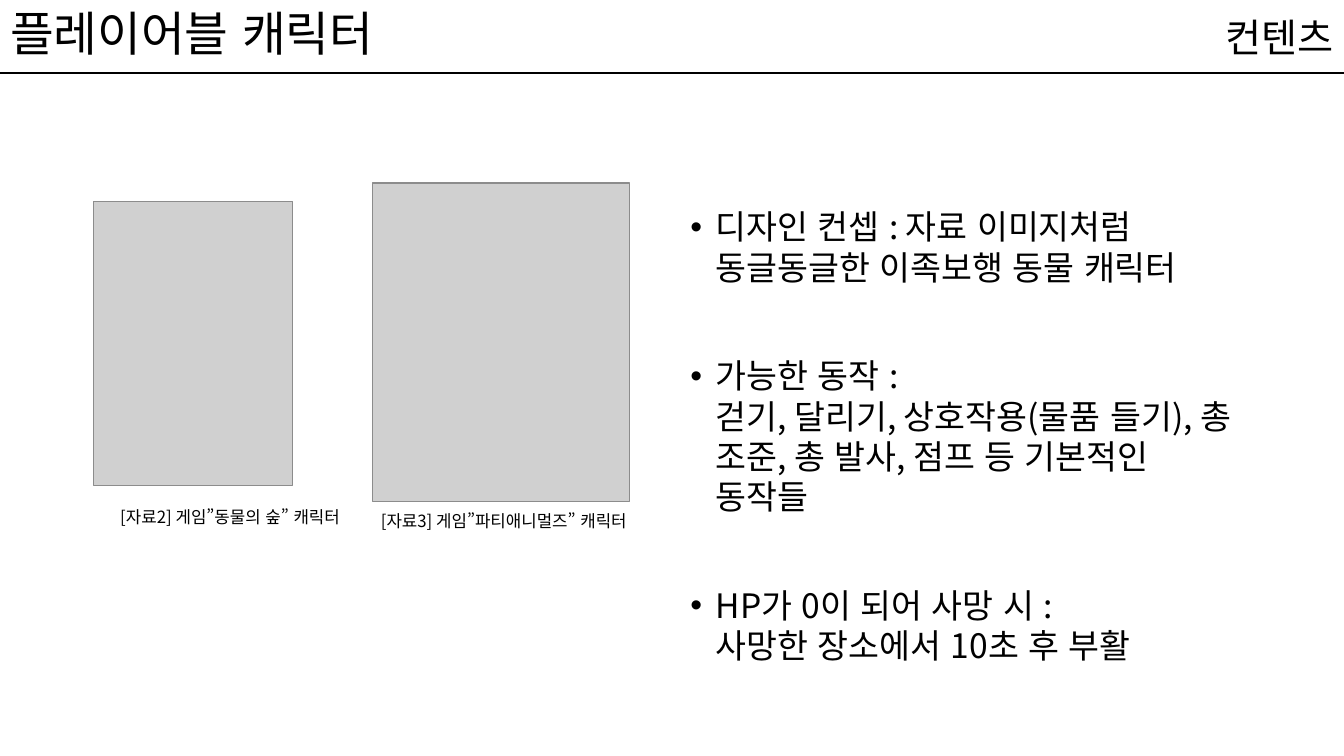
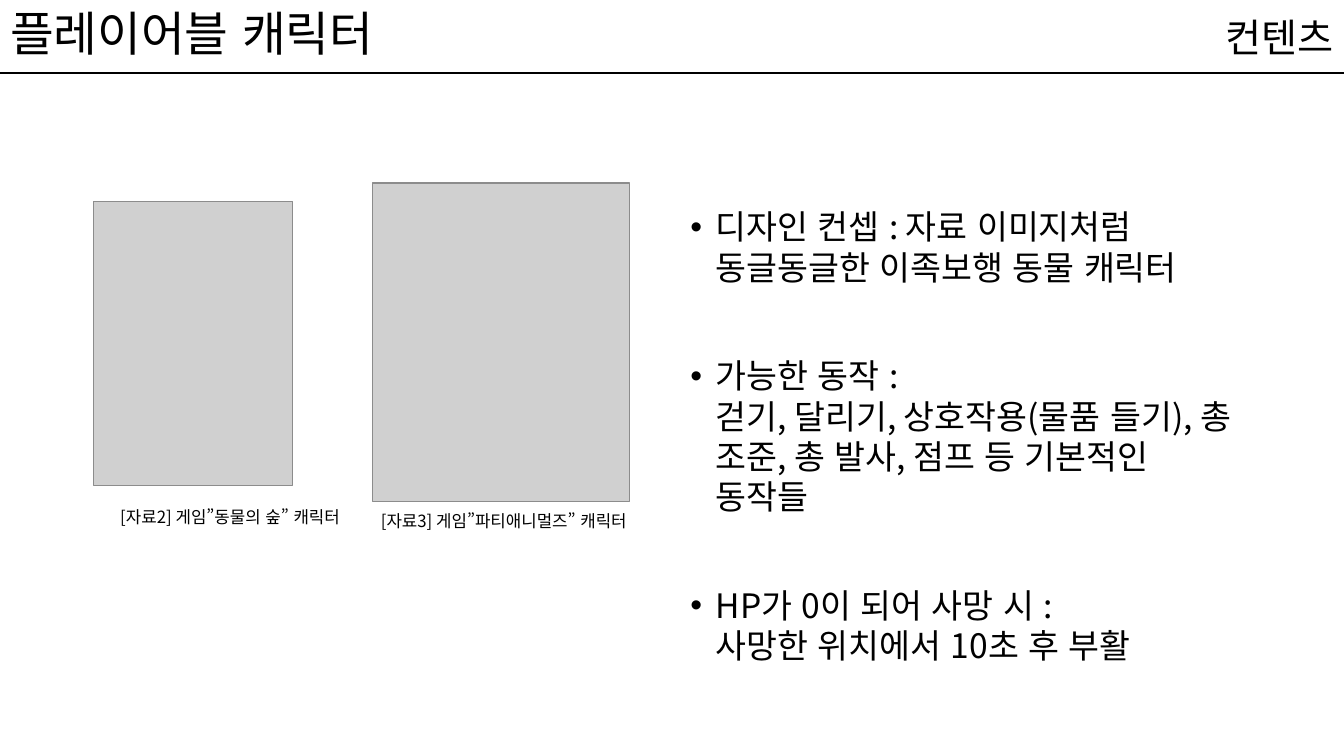
Before and after one commit to kwakyerin/2026_Graduation_Project, a slide deck: slide 13 of documents/HyunahKwon/design/designing/for_teammates/배트와 달트_기획서.pptx. Drawn at 1344x756 pixels with LibreOffice and Linux fonts; fonts in the diff are those of the drawing; grey boxes stand for pictures. Boxes give left, top, right and bottom in pixels: in the first picture for what was removed or moved away, otherwise in the second. Text is boxed around its words. In the diff, an @@ line names an element or a change of style, - is before the commit and + after.

```diff
--- a/documents/HyunahKwon/design/designing/for_teammates/배트와 달트_기획서.pptx
+++ b/documents/HyunahKwon/design/designing/for_teammates/배트와 달트_기획서.pptx
@@ text at (x1=716, y1=590, x2=1131, y2=661): text changed @@
-• HP가 0이 되어 사망 시 :
-  사망한 장소에서 10초 후 부활
+• HP가 0이 되어 사망 시 :
+  사망한 위치에서 10초 후 부활
```
Also in this commit, not shown: 34 other slides changed, 1 slide removed, 3 other files.
